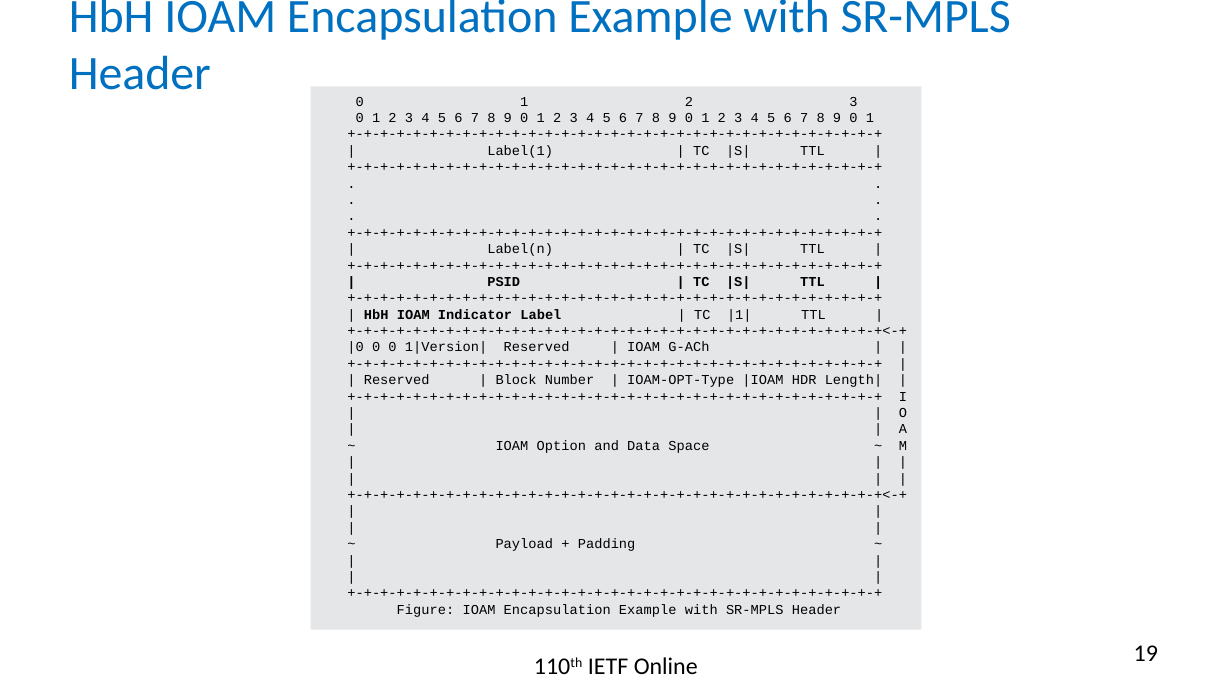
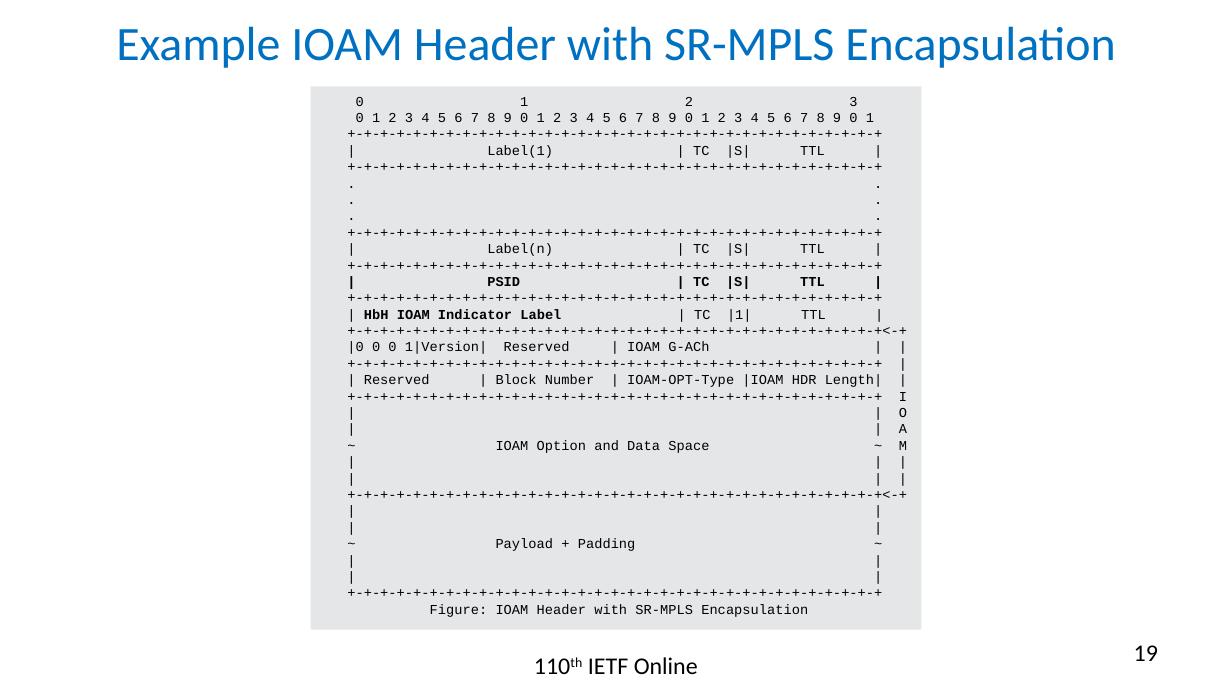
Before and after one commit to rakgandhi/ietf-slides, a slide deck: slide 19 of draft-gandhi-mpls-ioam-sr-05.pptx. Drawn at 1232x693 pixels with LibreOffice and Linux fonts; fonts in the diff are those of the drawing. Boxes give left, top, right and bottom in pixels: in the first picture for what was removed or moved away, otherwise in the second. Text is boxed around its words. In the diff, an @@ line names an element or a change of style, - is before the commit and + after.

```diff
--- a/draft-gandhi-mpls-ioam-sr-05.pptx
+++ b/draft-gandhi-mpls-ioam-sr-05.pptx
@@ title at (x1=116, y1=26, x2=1116, y2=68): text changed @@
-HbH IOAM Encapsulation Example with SR-MPLS Header
+Example IOAM Header with SR-MPLS Encapsulation
@@ text in rectangle at (x1=430, y1=604, x2=808, y2=617): text changed @@
-Figure: IOAM Encapsulation Example with SR-MPLS Header
+Figure: IOAM Header with SR-MPLS Encapsulation
```
Also in this commit, not shown: 13 other slides changed, 1 other file.
